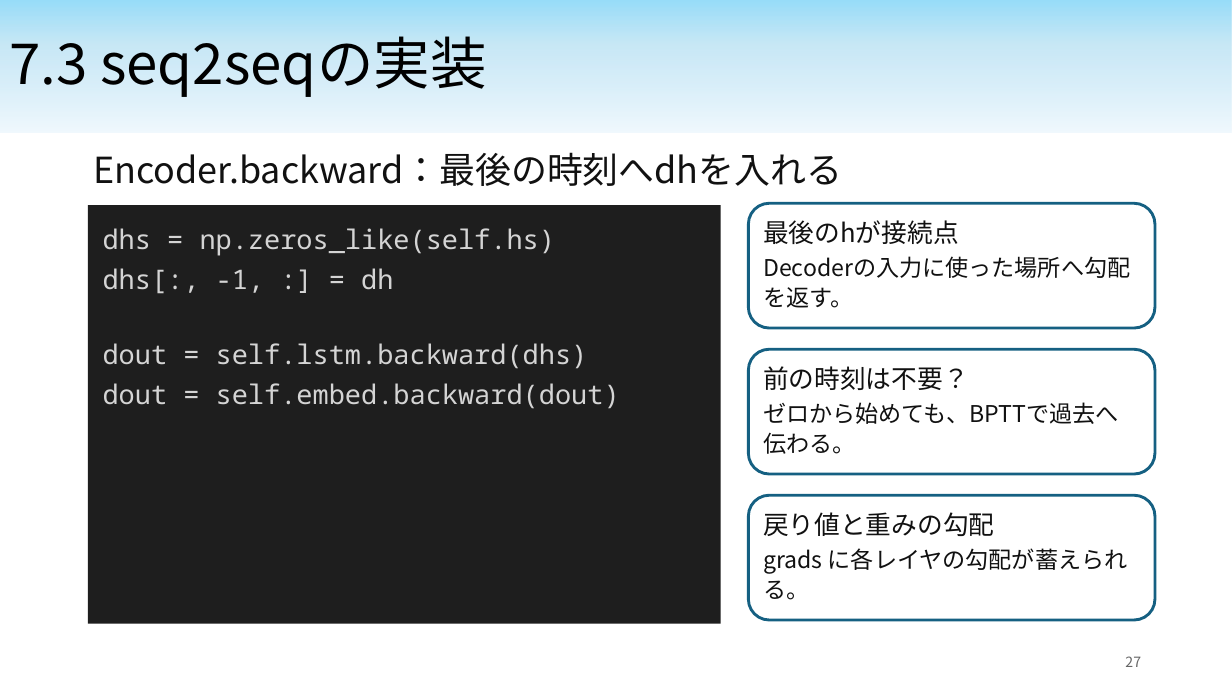
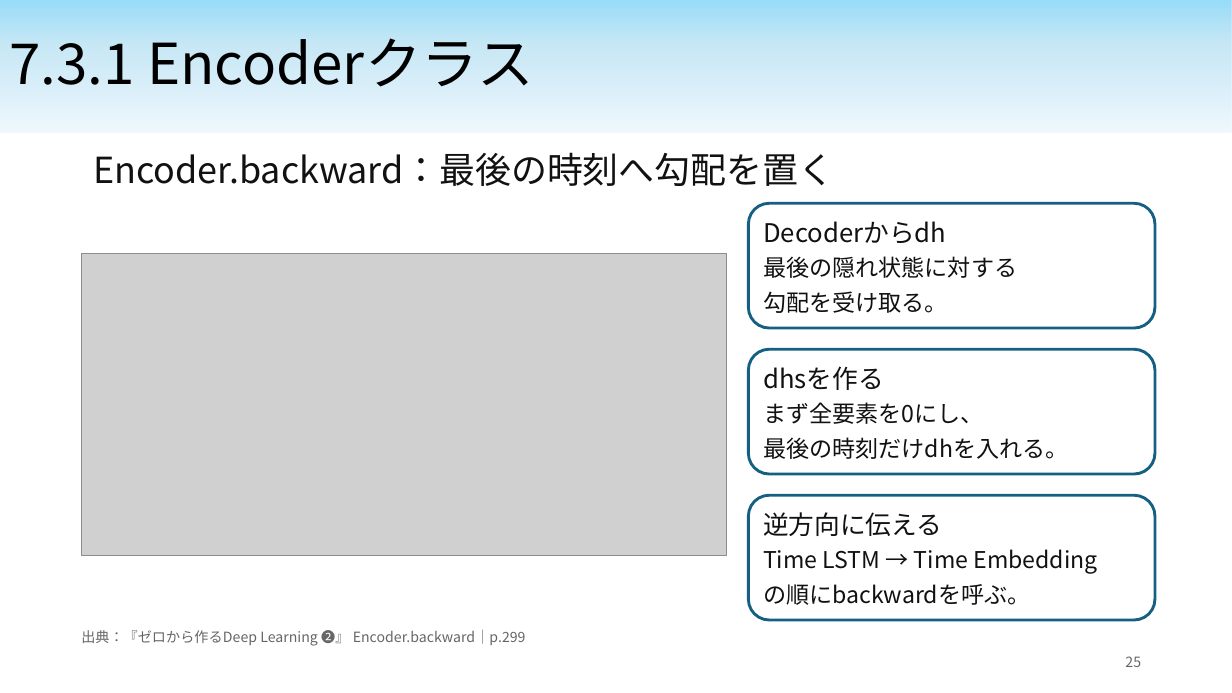
Before and after one commit to Yu-Tanahashi1226/----B-py, a slide deck: slide 25 of deliverables/chapter7/chapter7_sebayashi.pptx (slide 27 before the commit). Drawn at 1232x693 pixels with LibreOffice and Linux fonts; fonts in the diff are those of the drawing; grey boxes stand for pictures. Boxes give left, top, right and bottom in pixels: in the first picture for what was removed or moved away, otherwise in the second. Text is boxed around its words. In the diff, an @@ line names an element or a change of style, - is before the commit and + after.

Commit message:
Revise chapter 7 decks to 58 slides with textbook figures

```diff
--- a/deliverables/chapter7/chapter7_sebayashi.pptx
+++ b/deliverables/chapter7/chapter7_sebayashi.pptx
@@ title at (9,38,533,87): text changed @@
-7.3 seq2seqの実装
+7.3.1 Encoderクラス
@@ text at (93,152,834,186): text changed @@
-Encoder.backward：最後の時刻へdhを入れる
+Encoder.backward：最後の時刻へ勾配を置く
@@ rectangle removed at (88,205,721,624) @@
-dhs = np.zeros_like(self.hs)
-dhs[:, -1, :] = dh
-dout = self.lstm.backward(dhs)
-dout = self.embed.backward(dout)
@@ text at (763,221,946,243): text changed @@
-最後のhが接続点
+Decoderからdh
@@ picture added at (81,253,726,555) @@
@@ text at (763,256,1017,313): text changed @@
-Decoderの入力に使った場所へ勾配を返す。
+最後の隠れ状態に対する
+勾配を受け取る。
@@ text at (763,366,884,390): text changed @@
-前の時刻は不要？
+dhsを作る
@@ text at (763,402,1069,459): text changed @@
-ゼロから始めても、BPTTで過去へ伝わる。
+まず全要素を0にし、
+最後の時刻だけdhを入れる。
@@ text at (763,512,942,536): text changed @@
-戻り値と重みの勾配
+逆方向に伝える
@@ text at (763,549,1097,605): text changed @@
-grads に各レイヤの勾配が蓄えられる。
+Time LSTM → Time Embedding
+の順にbackwardを呼ぶ。
@@ text added at (81,630,526,646), 11 pt, text #666666 @@
+出典：『ゼロから作るDeep Learning ❷』 Encoder.backward｜p.299
@@ text at (1125,656,1141,667): text changed @@
-27
+25
```
Also in this commit, not shown: 2 other slides changed, 55 slides added, 63 slides removed, 2 other files.
